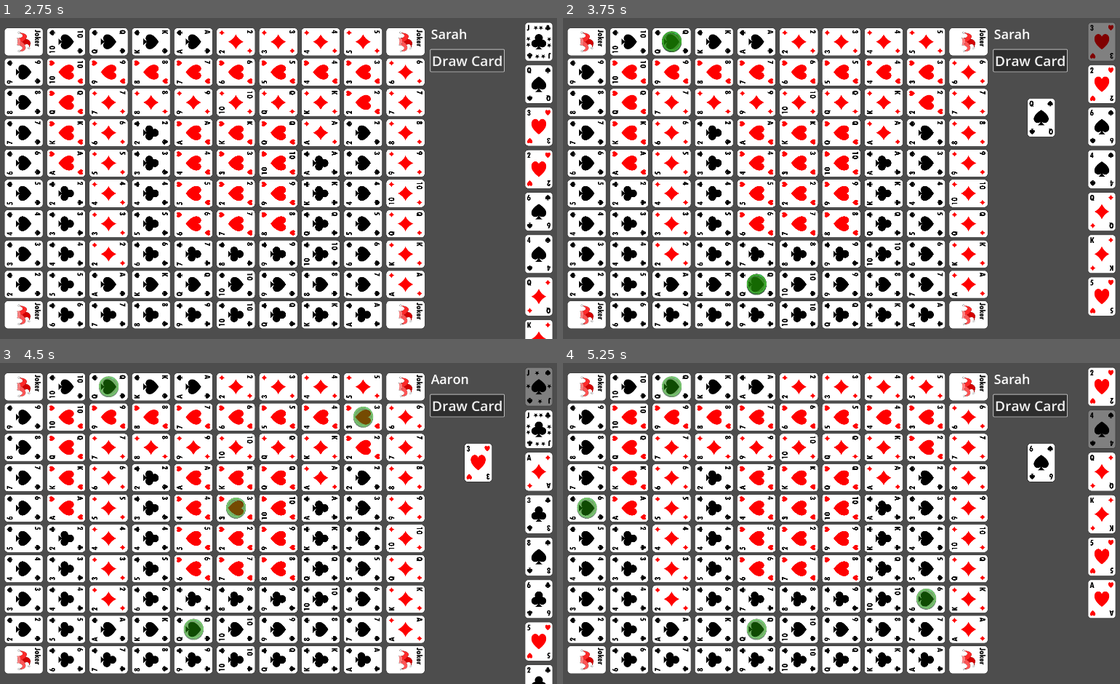
Above: before the commit, frames 1-4 (two rows, left to right).
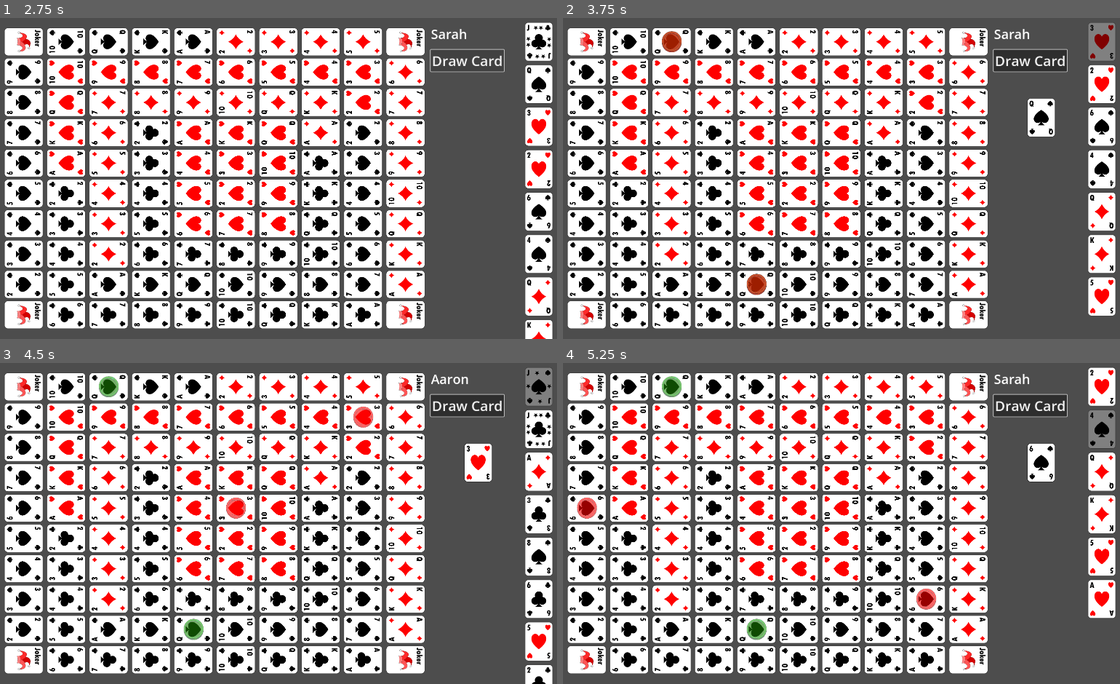
Above: after the commit, the same moments.

Repository: Aaron-Signer/sequence-board-game
Game: Godot game, scene res://scenes/game/game.tscn
Same seed, same stepped clock (60 frames per second), same inputs: the game is played once before the commit and once after it.
Inputs (mouse positions are in pixels of both pictures, inside the frame that each line leads up to):
- Up to frame 1 (2.75 s): click "Draw Card" at 0.5 s; click "Draw Card" at 1.25 s; click "Draw Card" at 2 s
- Up to frame 2 (3.75 s): tap Enter at 2.75 s; move the mouse to (1103, 40) at 2.77 s; press the mouse at (1103, 40) at 2.78 s; tap Space at 3.5 s; release the mouse at (1103, 40) at 3.53 s; click (1103, 40) at 3.6 s
- Up to frame 3 (4.5 s): tap Enter at 4.25 s; press the mouse at (540, 385) at 4.28 s
- Up to frame 4 (5.25 s): tap Space at 5 s; move the mouse to (1103, 430) at 5.02 s; release the mouse at (1103, 430) at 5.03 s; click (1103, 430) at 5.1 s

Frame 1 is identical in both runs. In frame 2, 0.4% of the frame differs, in the area x 17-37%, y 4-87%; in frame 3, 0.4%; in frame 4, 0.4%.

Commit message:
Coins now show the correct color as well as the placeholder coins

Diff:
--- a/scenes/game/card/card.gd
+++ b/scenes/game/card/card.gd
@@ -95,7 +95,6 @@
 	if player_move != null:
 		var temp_card: Card = player_move.card
 		var temp_player: Player = player_move.player
-		player = temp_player
 		played_card = temp_card.card_val_glob
 
 		if played_card.contains("2E") && loaded_coin == null:
@@ -107,7 +106,16 @@
 				if loaded_coin == null:
 					placeholder_coin = coin.instantiate()
 					add_child(placeholder_coin)
+					player = temp_player
+
+					if player.team == 1:
+						placeholder_coin.modulate = Color(0, 1, 1, 1)
+
+					if player.team == 2:
+						placeholder_coin.modulate = Color(1, 0, 0, 1)
+
 					placeholder_coin.make_transparent()
+
 				else:
 					card.modulate = Color(1, 0, 0, 1)
 			else:
--- a/scenes/game/coin/coin.gd
+++ b/scenes/game/coin/coin.gd
@@ -12,4 +12,6 @@
 	pass
 
 func make_transparent():
-	modulate = Color(.102, .839, .796, .6)
+	var transparent_color = Color(modulate)
+	transparent_color.a = .6
+	modulate = transparent_color
--- a/scenes/game/game.gd
+++ b/scenes/game/game.gd
@@ -119,10 +119,10 @@
 		current_player.remove_card_from_hand(player_move.card)
 		current_player.draw_hand()
 
+# Draw card button
 func _on_button_pressed():
 	var drawn_card_value = deck.pop_back()
 	current_player.add_card_to_hand(drawn_card_value, current_player)
-	current_player.draw_hand()
 	get_next_player()
 
 func get_next_player() -> void:
